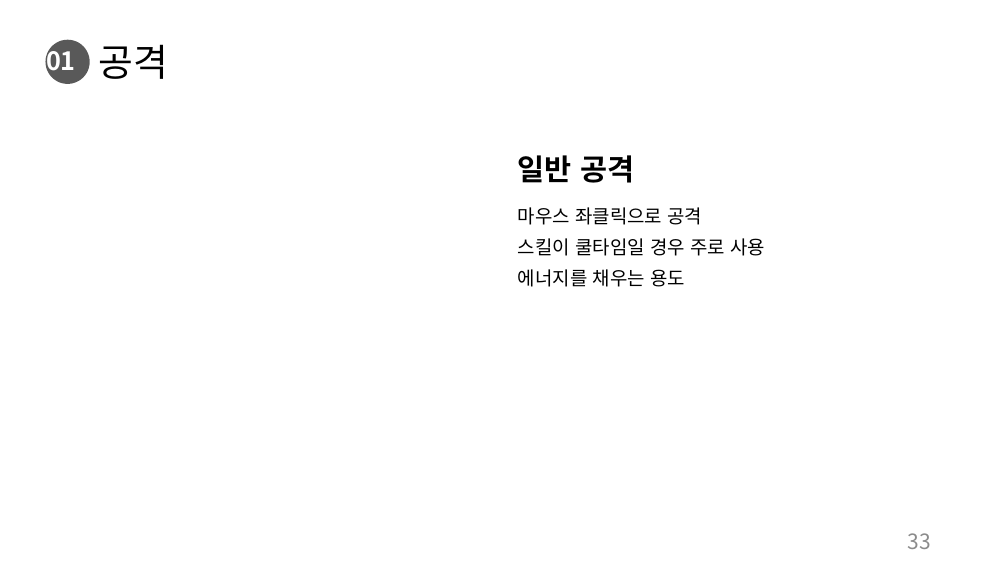
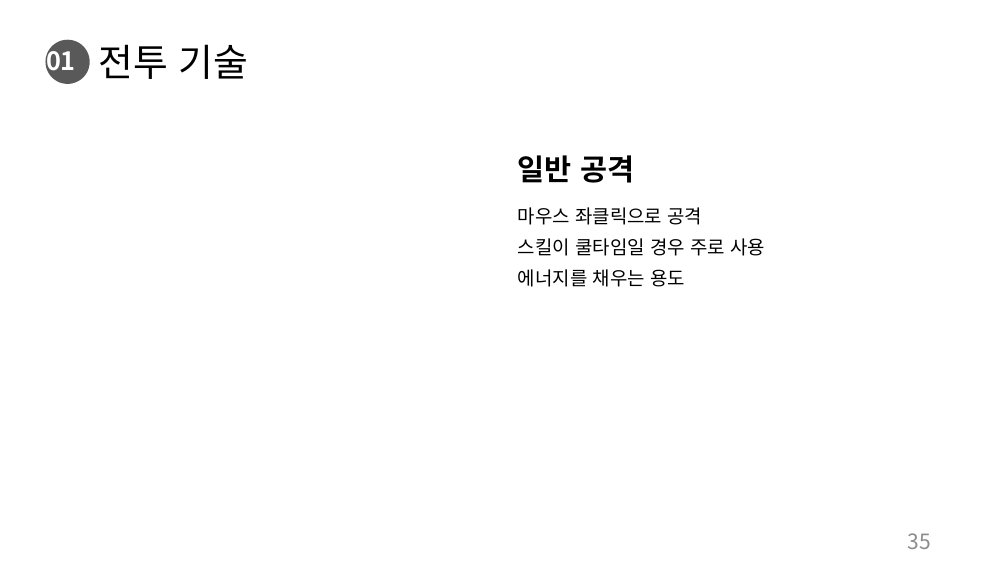
Before and after one commit to charobe/HDB, a slide deck: slide 35 of 조영욱/하자 드 바이오.pptx (slide 33 before the commit). Drawn at 1008x567 pixels with LibreOffice and Linux fonts; fonts in the diff are those of the drawing. Boxes give left, top, right and bottom in pixels: in the first picture for what was removed or moved away, otherwise in the second. Text is boxed around its words. In the diff, an @@ line names an element or a change of style, - is before the commit and + after.

```diff
--- a/조영욱/하자 드 바이오.pptx
+++ b/조영욱/하자 드 바이오.pptx
@@ title at [99, 44, 249, 79]: text changed @@
-공격
+전투 기술
@@ page number at [908, 533, 931, 549]: text changed @@
-33
+35
```
Also in this commit, not shown: 5 other slides changed, 5 slides added.
